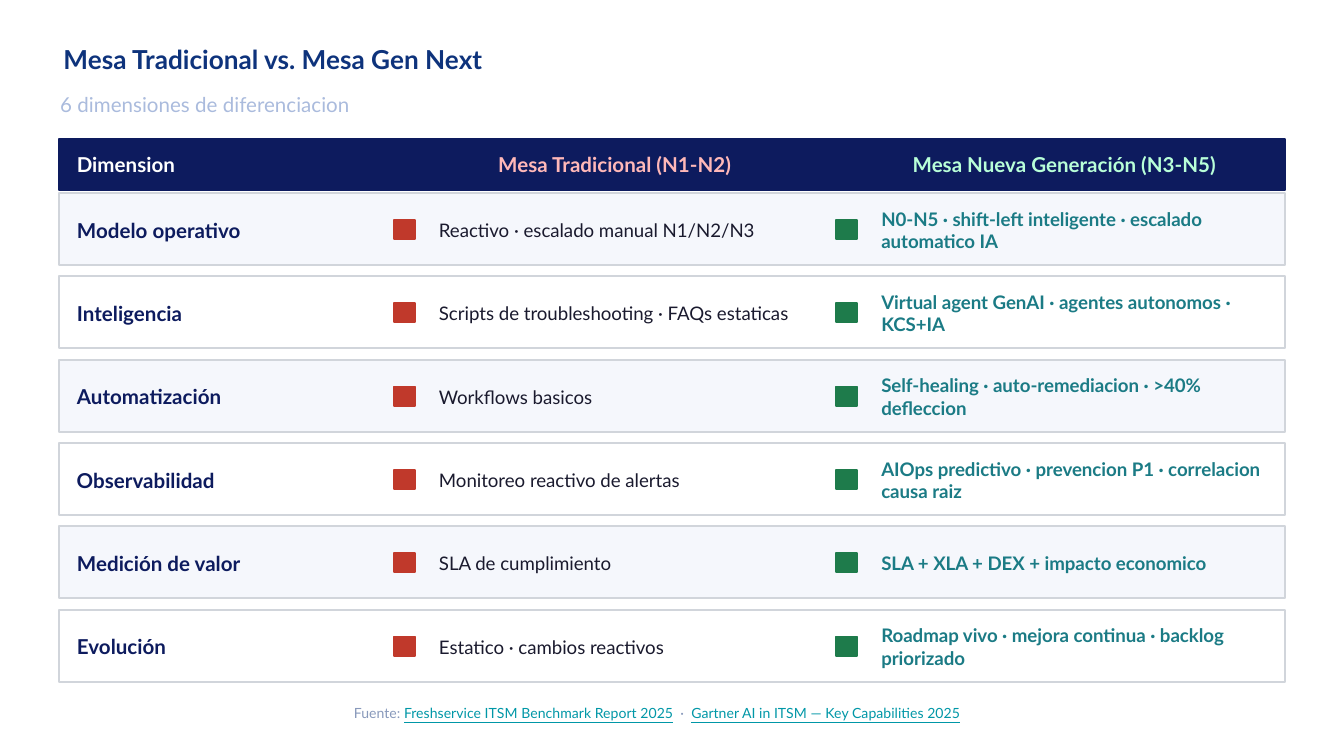
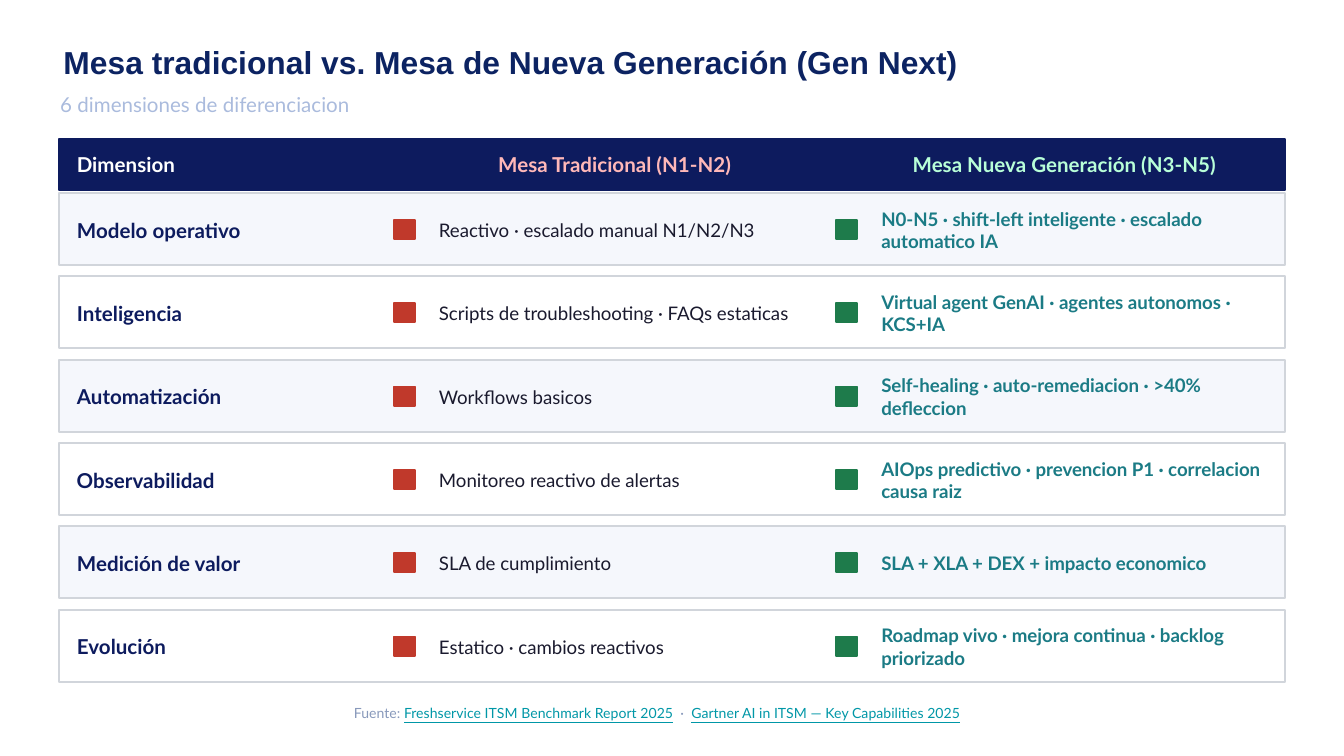
Before and after one commit to nataliazarthapersonalsoft/mesadeservicio-modernizacionaplicaciones, a slide deck: slide 27 of 01-Ideacion/01-benchmarking/Benchmarking Mesa de Servicio.pptx (slide 15 before the commit). Drawn at 1344x756 pixels with LibreOffice and Linux fonts; fonts in the diff are those of the drawing; background and template pictures are left out. Boxes give left, top, right and bottom in pixels: in the first picture for what was removed or moved away, otherwise in the second. Text is boxed around its words. In the diff, an @@ line names an element or a change of style, - is before the commit and + after.

```diff
--- a/01-Ideacion/01-benchmarking/Benchmarking Mesa de Servicio.pptx
+++ b/01-Ideacion/01-benchmarking/Benchmarking Mesa de Servicio.pptx
@@ title at [63, 50, 957, 80]: text changed; size 14 to 17 pt; font Lato to Arial; text colour #0E337C to #0C2362 @@
-Mesa Tradicional vs. Mesa Gen Next
+Mesa tradicional vs. Mesa de Nueva Generación (Gen Next)
```
Also in this commit, not shown: 13 other slides changed, 20 slides added, 1 slide removed, 10 other files.
